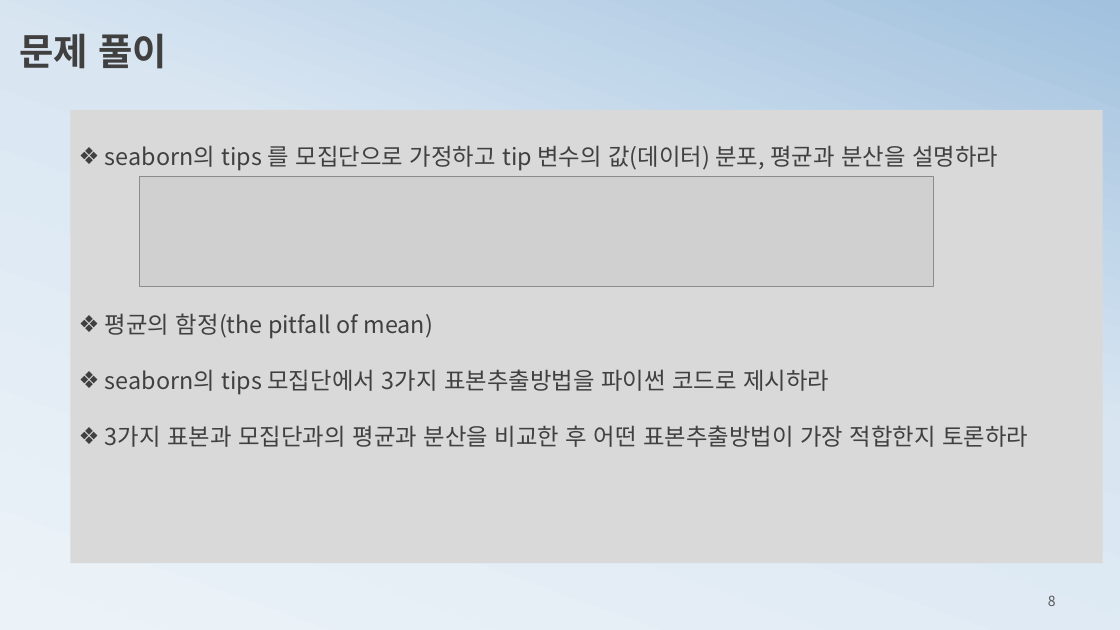
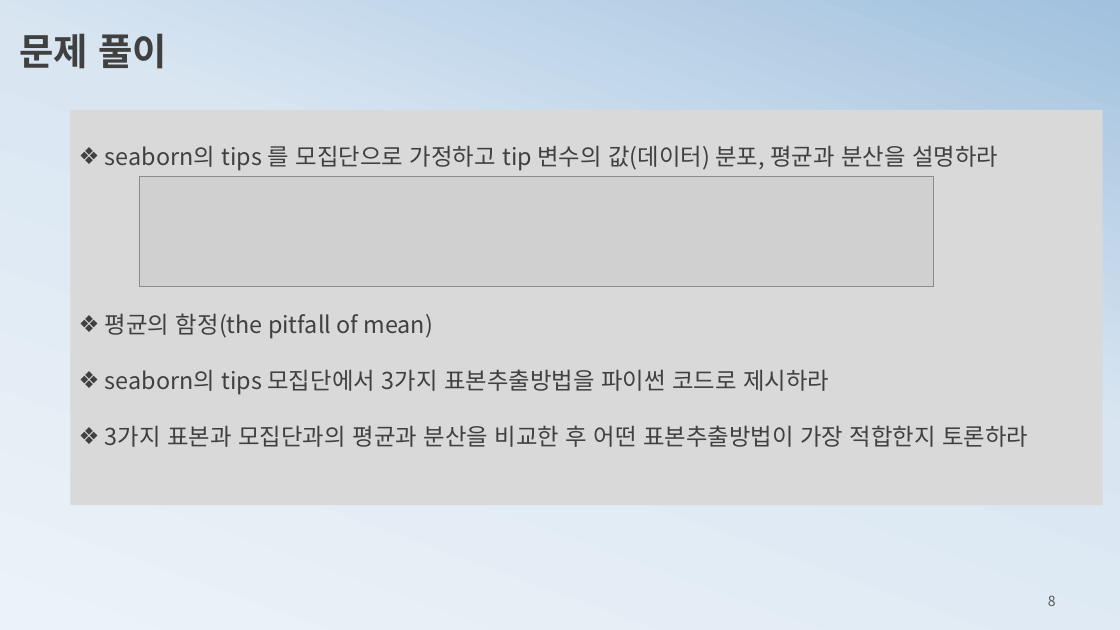
Before and after one commit to ancestor9/mathematics-for-machine-learning, a slide deck: slide 8 of 1_statistics for machine learning.pptx. Drawn at 1120x630 pixels with LibreOffice and Linux fonts; fonts in the diff are those of the drawing; grey boxes stand for pictures. Boxes give left, top, right and bottom in pixels: in the first picture for what was removed or moved away, otherwise in the second. Text is boxed around its words. In the diff, an @@ line names an element or a change of style, - is before the commit and + after.

```diff
--- a/1_statistics for machine learning.pptx
+++ b/1_statistics for machine learning.pptx
@@ rectangle "seaborn의 tips 를 모집단으로 가정하고 ...": place and size @@
-rectangle "seaborn의 tips 를 모집단으로 가정하고 ..." at [71,110,1102,564]
+rectangle "seaborn의 tips 를 모집단으로 가정하고 ..." at [71,110,1102,506]
```
Also in this commit, not shown: 18 other slides changed, 5 slides added, 2 slides removed.
